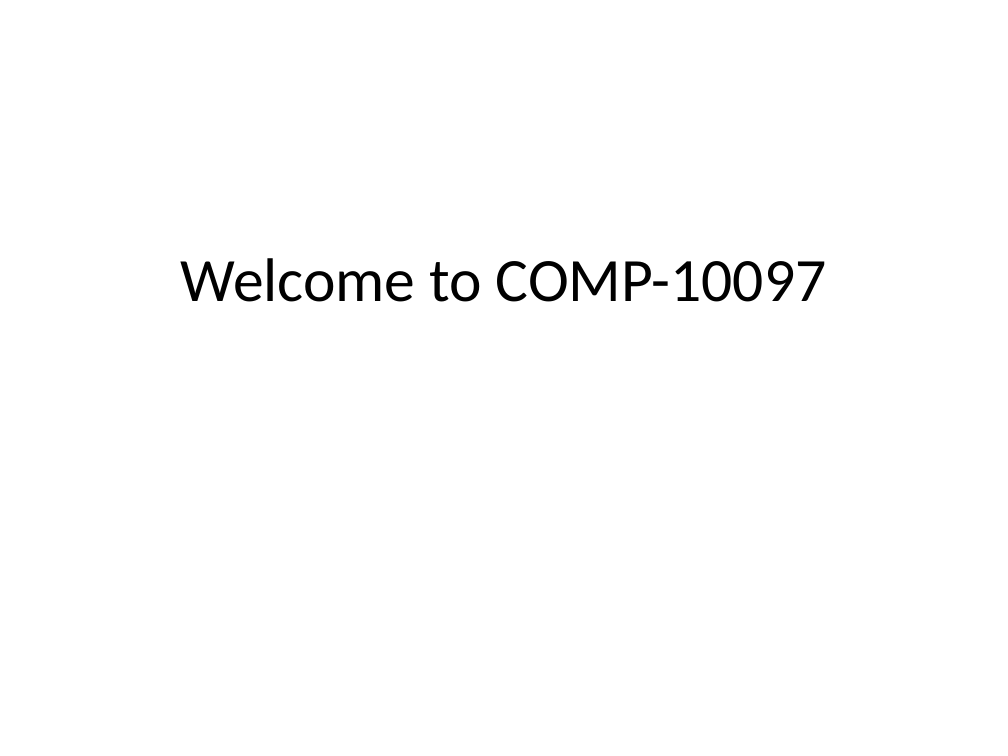
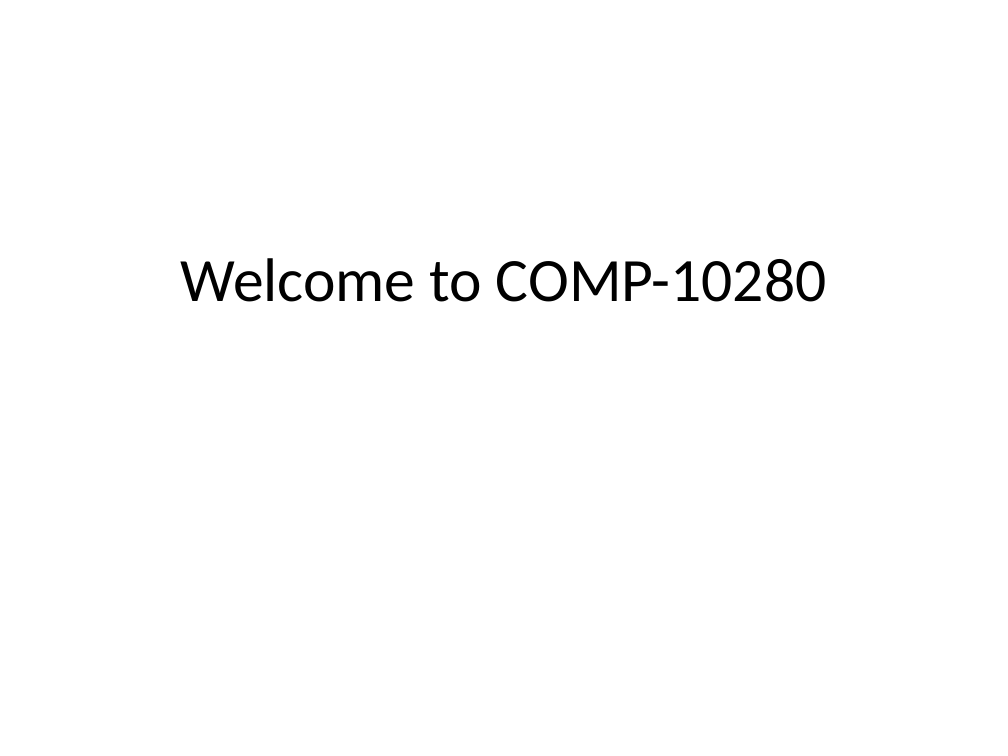
Before and after one commit to profjamesmohawk/Infra, a slide deck: slide 1 of Introduction/Lecture.pptx. Drawn at 1008x756 pixels with LibreOffice and Linux fonts; fonts in the diff are those of the drawing; background and template pictures are left out. Boxes give left, top, right and bottom in pixels: in the first picture for what was removed or moved away, otherwise in the second. Text is boxed around its words. In the diff, an @@ line names an element or a change of style, - is before the commit and + after.

```diff
--- a/Introduction/Lecture.pptx
+++ b/Introduction/Lecture.pptx
@@ text at <box>180,258,827,302</box>: text changed @@
-Welcome to COMP-10097
+Welcome to COMP-10280
```
Also in this commit, not shown: 1 other slide changed, 3 other files.
